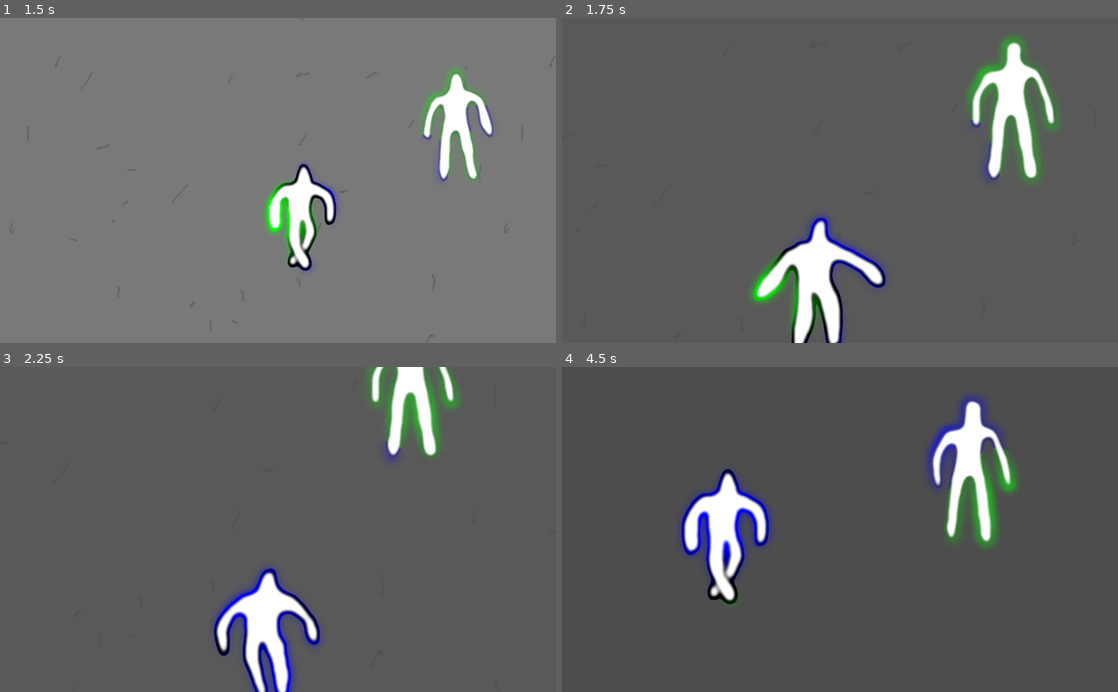
Above: before the commit, frames 1-4 (two rows, left to right).
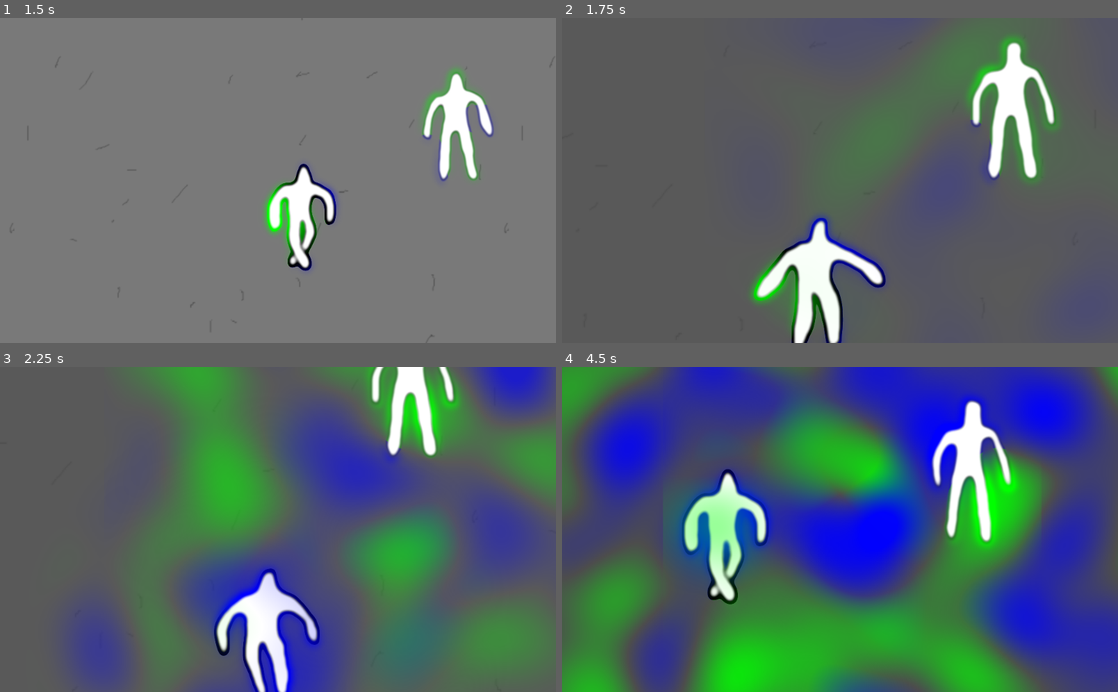
Above: after the commit, the same moments.

Repository: glitchcore/summon_55
Game: Godot game, scene res://Game.tscn
Same seed, same stepped clock (60 frames per second), same inputs: the game is played once before the commit and once after it.
Inputs (mouse positions are in pixels of both pictures, inside the frame that each line leads up to):
- Up to frame 1 (1.5 s): move the mouse to (400, 164) at 0.52 s; hold Right (ui_right) 0.53-1.28 s; move the mouse to (166, 196) at 1.27 s; hold Down (ui_down) from 1.28 s (still down)
- Up to frame 2 (1.75 s): keep holding Down (ui_down)
- Up to frame 3 (2.25 s): move the mouse to (333, 458) at 2.02 s; release Down (ui_down) at 2.03 s; hold Right (ui_right) from 2.03 s (still down)
- Up to frame 4 (4.5 s): move the mouse to (812, 594) at 2.77 s; release Right (ui_right) at 2.78 s; hold Up (ui_up) 2.78-3.53 s; move the mouse to (1006, 578) at 3.52 s; hold Left (ui_left) from 3.53 s (still down); move the mouse to (673, 480) at 4.27 s

Frame 1 is identical in both runs. In frame 2, 2.4% of the frame differs, in the area x 53-77%, y 6-60%; in frame 3, 43%; in frame 4, 82%, in the area x 0-100%, y 0-100%.

Commit message:
animtion state machine

Diff:
--- a/Character.gdshader
+++ b/Character.gdshader
@@ -83,12 +83,13 @@
 uniform vec3 color_2;
 uniform float thickness;
 uniform float expand;
+uniform float cloud_amount;
 
 vec4 fire(vec2 uv, float t, vec3 texture) {
     vec4 res;
 
     float cloud_mask = texture.b +
-		smoothstep(0.3, 0.8, 1. - length((uv - 0.5) * 1.2)) * expand;
+		smoothstep(0.3, 0.7, 1. - length((uv - 0.5) * 1.2 / (expand + 0.01))) * cloud_amount;
 
 	float cloud = _noise(vec3(uv * 4., t * 0.7));
 	float cloud_v = abs(cloud);
--- a/Character.tscn
+++ b/Character.tscn
@@ -83,6 +83,7 @@
 shader_param/color_2 = Vector3( 0, 1, 0 )
 shader_param/thickness = 0.5
 shader_param/expand = null
+shader_param/cloud_amount = null
 
 [node name="Character" type="KinematicBody2D"]
 position = Vector2( 8, -96 )
--- a/CharacterSprite.gd
+++ b/CharacterSprite.gd
@@ -1,11 +1,5 @@
 extends Sprite
 
-
-# Declare member variables here. Examples:
-# var a: int = 2
-# var b: String = "text"
-
-# Called when the node enters the scene tree for the first time.
 func _ready() -> void:
 	var rng = RandomNumberGenerator.new()
 	rng.randomize()
@@ -29,6 +23,3 @@
 	material.set_shader_param("color_1", Vector3(0, 0, 1))
 	material.set_shader_param("color_2", Vector3(0, 1, 0))
 	material.set_shader_param("thickness", 0.2)
-# Called every frame. 'delta' is the elapsed time since the previous frame.
-#func _process(delta: float) -> void:
-#	pass
--- a/Game.gd
+++ b/Game.gd
@@ -1,13 +1,12 @@
 extends Node2D
 
-enum State {IDLE, ZOOM_IN, ZOOMED, ZOOM_OUT}
+enum State {IDLE, ZOOM_IN, EXPANSION, CONTRACTION, ZOOM_OUT}
 
 export(float, EASE) var DAMP_EASING = 1.0
 export var duration = 0.3
 export var zoom_origin = 1
 export var zoom_amount = -0.5
 
-var state = State.IDLE
 onready var me = $Player
 onready var camera = $Player/Camera2
 onready var timer = $Timer
@@ -16,8 +15,11 @@
 func _ready() -> void:
 	pass
 
+var state = State.IDLE
 var current_target
 var origin_bg_modulate
+var materials = Array()
+var actor = 0
 
 func enter_idle():
 	state = State.IDLE
@@ -30,6 +32,10 @@
 	state = State.ZOOM_IN
 	current_target = target
 	origin_bg_modulate = $Ground.modulate.a
+	materials = [
+		me.find_node("Character").find_node("Sprite").material,
+		current_target.find_node("Character").find_node("Sprite").material
+	]
 
 	timer.set_wait_time(duration)
 	timer.start()
@@ -43,7 +49,33 @@
 
 	$Ground.modulate.a =  x * origin_bg_modulate
 func exit_zoom_in():
-	enter_zoomed()
+	enter_expansion()
+
+func enter_expansion():
+	state = State.EXPANSION
+	timer.set_wait_time(1)
+	timer.start()
+
+	materials[1 - actor].set_shader_param("expand", 1.0)
+	materials[1 - actor].set_shader_param("cloud_amount", 0.0)
+func handle_expansion():
+	var x = 1.0 - timer.time_left / timer.wait_time
+	materials[actor].set_shader_param("expand", x)
+	materials[actor].set_shader_param("cloud_amount", x)
+	materials[1 - actor].set_shader_param("cloud_amount", x)
+func exit_expansion():
+	enter_contraction()
+
+func enter_contraction():
+	state = State.CONTRACTION
+	timer.set_wait_time(1)
+	timer.start()
+func handle_contraction():
+	var x = timer.time_left / timer.wait_time
+	materials[actor].set_shader_param("expand", x)
+	materials[1 - actor].set_shader_param("expand", x)
+func exit_contraction():
+	enter_zoom_out()
 
 func enter_zoom_out():
 	state = State.ZOOM_OUT
@@ -59,22 +91,15 @@
 func exit_zoom_out():
 	enter_idle()
 
-func enter_zoomed():
-	state = State.ZOOMED
-	timer.set_wait_time(5)
-	timer.start()
-func handle_zoomed():
-	pass
-func exit_zoomed():
-	enter_zoom_out()
-
 func _process(delta: float) -> void:
 	if state == State.IDLE:
 		handle_idle()
 	elif state == State.ZOOM_IN:
 		handle_zoom_in()
-	elif state == State.ZOOMED:
-		handle_zoomed()
+	elif state == State.EXPANSION:
+		handle_expansion()
+	elif state == State.CONTRACTION:
+		handle_contraction()
 	elif state == State.ZOOM_OUT:
 		handle_zoom_out()
 
@@ -85,13 +110,14 @@
 		if obj != target:
 			pass
 
-
 func _on_Timer_timeout() -> void:
 	if state == State.IDLE:
 		exit_idle()
 	elif state == State.ZOOM_IN:
 		exit_zoom_in()
-	elif state == State.ZOOMED:
-		exit_zoomed()
+	elif state == State.EXPANSION:
+		exit_expansion()
+	elif state == State.CONTRACTION:
+		exit_contraction()
 	elif state == State.ZOOM_OUT:
 		exit_zoom_out()
--- a/Player.gd
+++ b/Player.gd
@@ -3,6 +3,8 @@
 const SPEED = 250
 
 var target_position = Vector2()
+
+export(float) var expand = 0.0
 
 func _ready() -> void:
 	target_position = position
